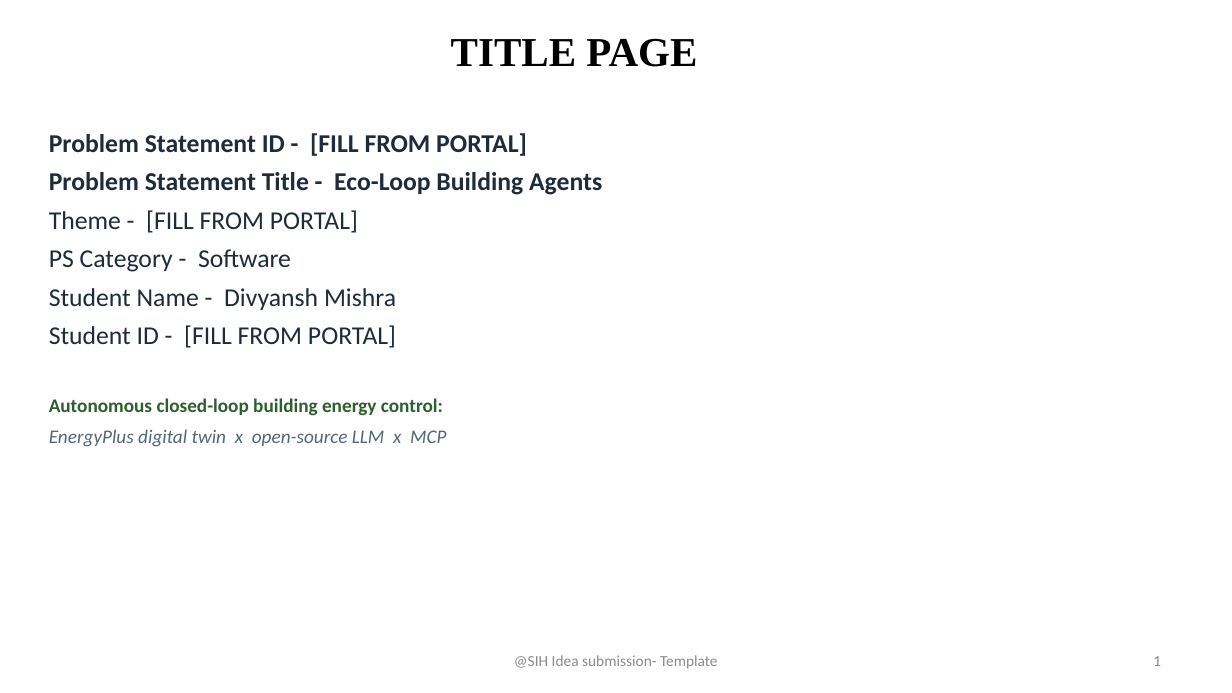
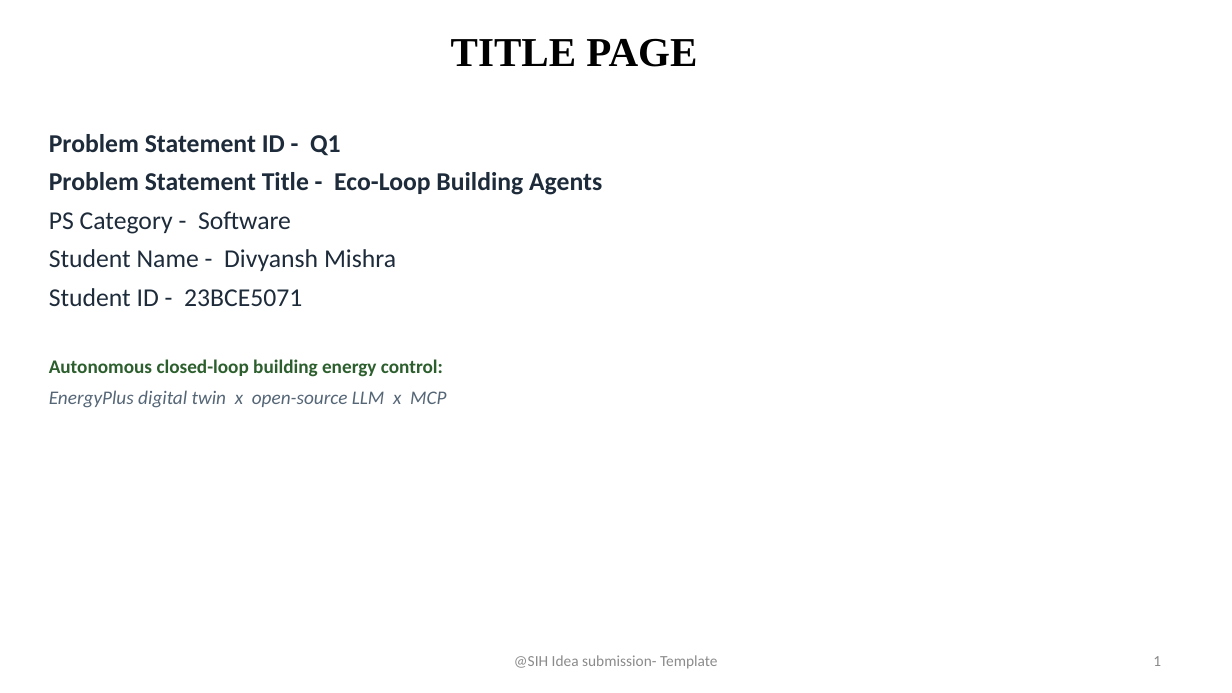
Before and after one commit to DivyanshM30/eco-loop-building-agents, a slide deck: slide 1 of deck/Eco-Loop_IDEA_Submission.pptx. Drawn at 1232x693 pixels with LibreOffice and Linux fonts; fonts in the diff are those of the drawing. Boxes give left, top, right and bottom in pixels: in the first picture for what was removed or moved away, otherwise in the second. Text is boxed around its words. In the diff, an @@ line names an element or a change of style, - is before the commit and + after.

```diff
--- a/deck/Eco-Loop_IDEA_Submission.pptx
+++ b/deck/Eco-Loop_IDEA_Submission.pptx
@@ text at [49, 134, 341, 156]: text changed @@
-Problem Statement ID - [FILL FROM PORTAL]
+Problem Statement ID - Q1
@@ text at [49, 210, 358, 233]: paragraph removed @@
-Theme - [FILL FROM PORTAL]
@@ text at [49, 288, 302, 306]: text changed @@
-Student ID - [FILL FROM PORTAL]
+Student ID - 23BCE5071
```
Also in this commit, not shown: 3 other files.
